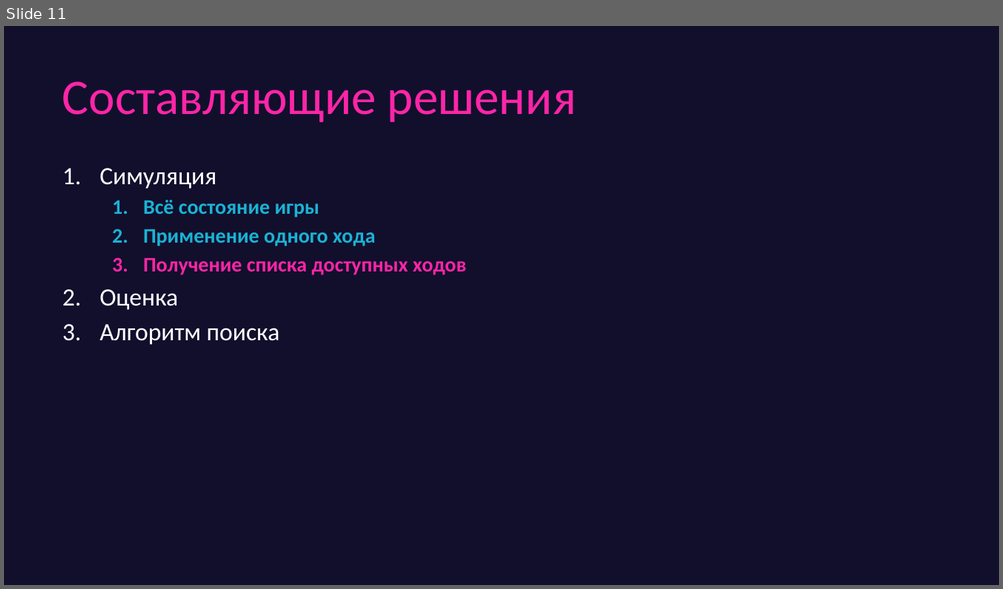
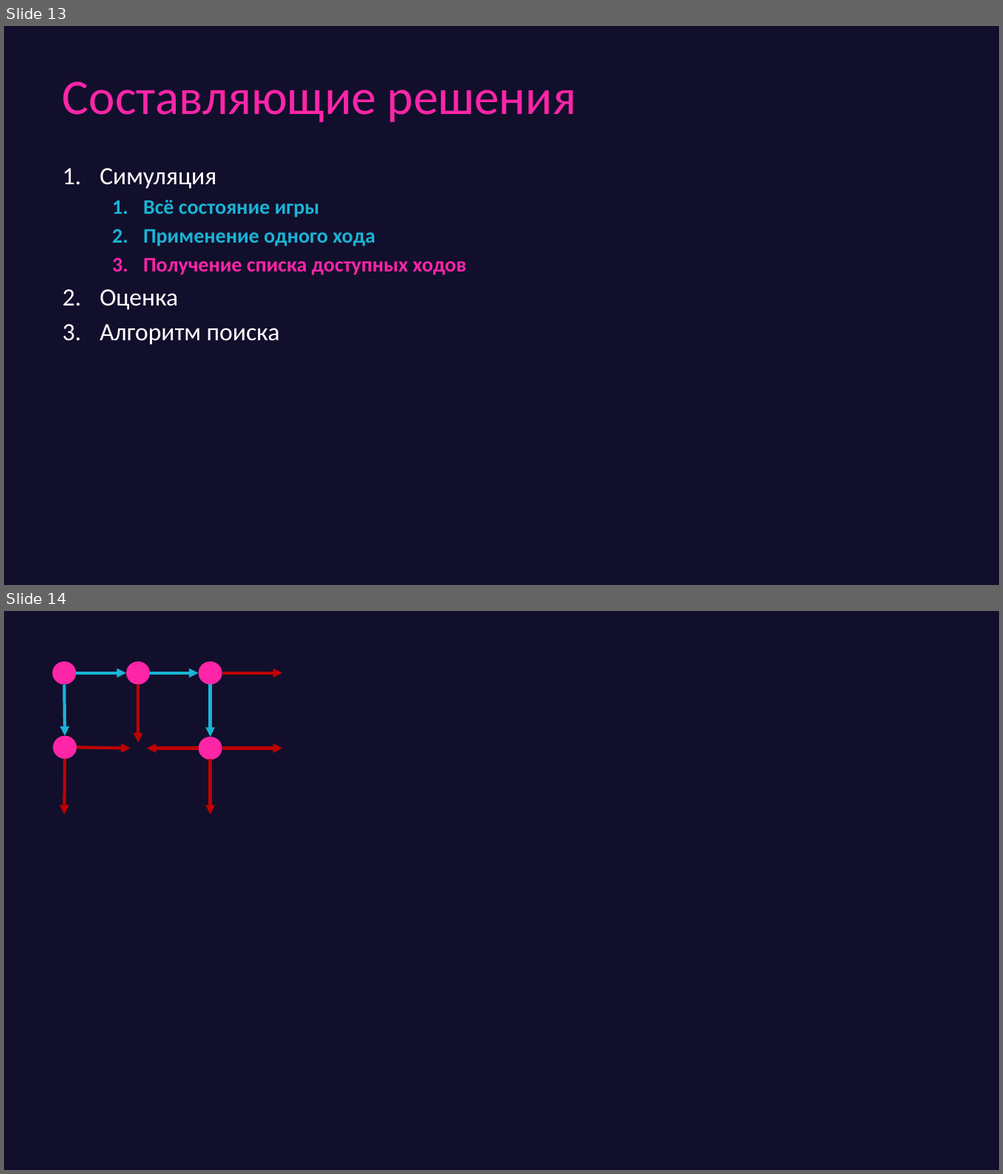
Before and after one commit to game-ai-course/game-ai-school, a slide deck: slides/online_4dx1.5h/day2-greedy.pptx. Shown one above the other, each under a label of ours: slide 11 before the commit, slides 13 and 14 after it. The pictures are 1003x589 and 1003x1174 pixels, drawn with LibreOffice and Linux fonts; fonts in the diff are those of the drawing; background and template pictures are left out. Boxes give left, top, right and bottom in pixels: in the first picture for what was removed or moved away, otherwise in the second. Text is boxed around its words. In the diff, an @@ line names an element or a change of style, - is before the commit and + after.

```diff
--- a/slides/online_4dx1.5h/day2-greedy.pptx
+++ b/slides/online_4dx1.5h/day2-greedy.pptx
@@ slide 14 added at [4,611,999,1170], background picture (left out) @@
@@ ellipse added at [53,662,77,685], fill #FE25A7 @@
@@ arrow added from (77, 673) to (126, 673), #1AB3D5 3 pt @@
@@ ellipse added at [126,662,151,685], fill #FE25A7 @@
@@ arrow added from (151, 673) to (198, 673), #1AB3D5 3 pt @@
@@ ellipse added at [198,662,222,685], fill #FE25A7 @@
@@ arrow added from (222, 673) to (282, 673), #C00000 3 pt @@
@@ arrow added from (65, 685) to (65, 735), #1AB3D5 3 pt @@
@@ arrow added from (138, 685) to (138, 742), #C00000 3 pt @@
@@ arrow added from (210, 685) to (210, 737), #1AB3D5 3 pt @@
@@ ellipse added at [54,735,77,759], fill #FE25A7 @@
@@ ellipse added at [198,737,222,760], fill #FE25A7 @@
@@ arrow added from (65, 759) to (65, 815), #C00000 3 pt @@
@@ arrow added from (77, 748) to (130, 749), #C00000 3 pt @@
@@ arrow added from (198, 749) to (147, 749), #C00000 3 pt @@
@@ arrow added from (210, 759) to (210, 815), #C00000 3 pt @@
@@ arrow added from (222, 749) to (282, 749), #C00000 3 pt @@
@@ what was slide 11 is now slide 13 @@
```
Also in this commit, not shown: 9 slides changed, 4 other slides added, 1 slide removed, 1 other file.
